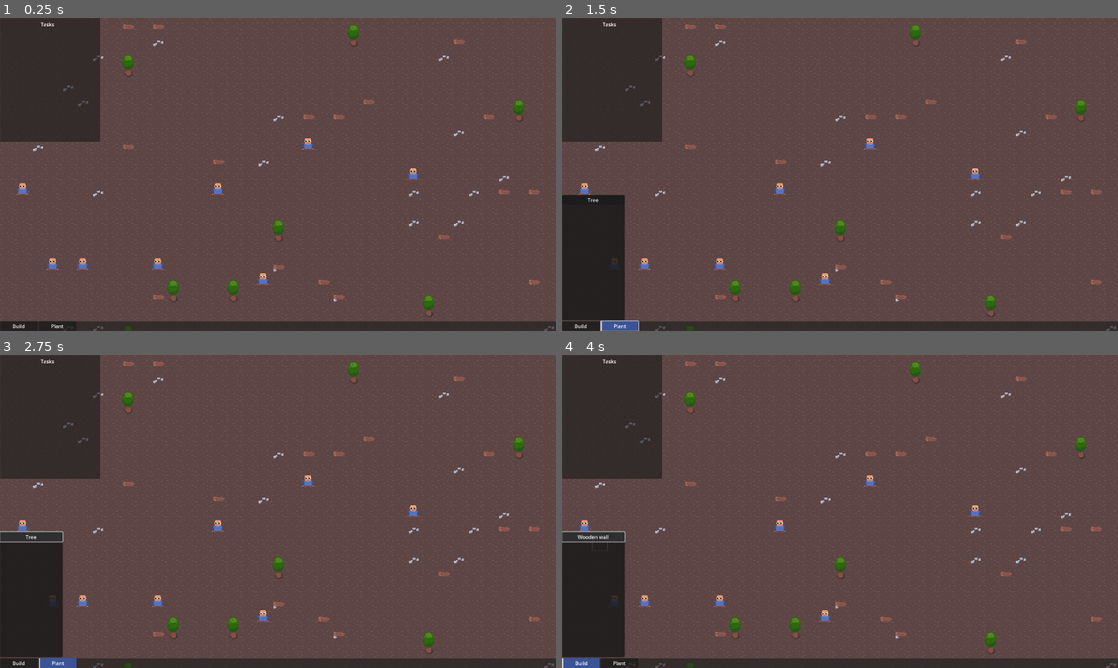
Above: before the commit, frames 1-4 (two rows, left to right).
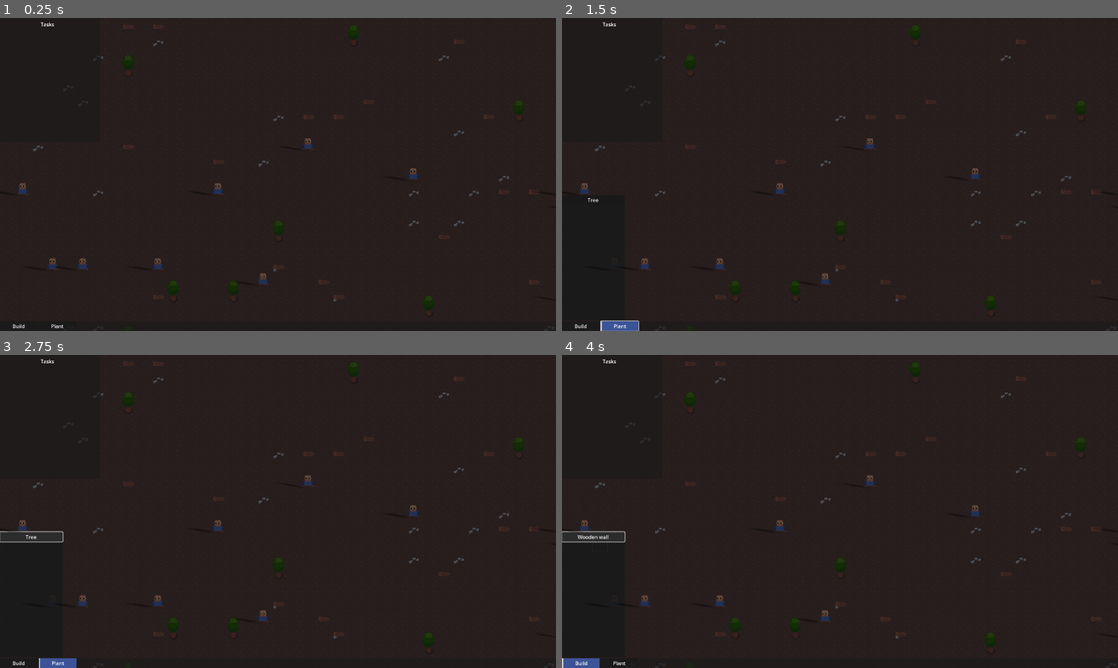
Above: after the commit, the same moments.

Repository: speakk/gnome_village
Game: Godot game, scene res://main.tscn
Two runs of this game, one before a commit and one after it. Both use one fixed random seed, a clock stepped at 60 frames per second and the inputs below.
Inputs:
- Up to frame 1 (0.25 s): no input
- Up to frame 2 (1.5 s): click "Build" at 0.5 s; click "Plant" at 1.25 s
- Up to frame 3 (2.75 s): click "Tree" at 2 s
- Up to frame 4 (4 s): click "Build" at 2.75 s; click "Wooden wall" at 3.5 s

The runs differ from the first frame. In frame 1, 90% of the frame differs, in the area x 0-100%, y 0-100%; in frame 2, 86%; in frame 3, 86%; in frame 4, 86%.

Commit message:
Silly wip shadows

Diff:
--- a/main.tscn
+++ b/main.tscn
@@ -1,14 +1,28 @@
-[gd_scene load_steps=7 format=3 uid="uid://ubgvap601f4j"]
+[gd_scene load_steps=11 format=3 uid="uid://ubgvap601f4j"]
 
 [ext_resource type="Script" path="res://main.gd" id="1_j8rqp"]
 [ext_resource type="PackedScene" uid="uid://b4nj0xntglt07" path="res://map/main_map.tscn" id="1_lsh5n"]
 [ext_resource type="Script" path="res://MainCamera.gd" id="2_bak4i"]
 [ext_resource type="PackedScene" uid="uid://cynniosvk7y2r" path="res://gui/gui.tscn" id="5_4nnuu"]
 [ext_resource type="PackedScene" uid="uid://spi7wrmylhj0" path="res://task_handler/TaskHandler.tscn" id="5_jyric"]
+[ext_resource type="Shader" path="res://shadow.gdshader" id="6_ujsti"]
 
 [sub_resource type="Environment" id="Environment_uqvws"]
 background_mode = 1
 background_color = Color(0.2, 0.337255, 0.576471, 1)
+
+[sub_resource type="ShaderMaterial" id="ShaderMaterial_t5nmp"]
+shader = ExtResource("6_ujsti")
+shader_parameter/color = null
+shader_parameter/angle = 160.332
+shader_parameter/len = 47.826
+shader_parameter/fade_margin = 34.565
+
+[sub_resource type="Gradient" id="Gradient_ntls3"]
+colors = PackedColorArray(0, 0, 0, 0, 1, 1, 1, 0)
+
+[sub_resource type="GradientTexture2D" id="GradientTexture2D_dnjan"]
+gradient = SubResource("Gradient_ntls3")
 
 [node name="Main" type="Node2D"]
 y_sort_enabled = true
@@ -30,3 +44,16 @@
 script = ExtResource("2_bak4i")
 
 [node name="TaskHandler" parent="." instance=ExtResource("5_jyric")]
+
+[node name="CanvasModulate" type="CanvasModulate" parent="."]
+z_index = 7
+color = Color(0.421875, 0.421875, 0.421875, 1)
+
+[node name="ShadowLayer" type="CanvasLayer" parent="."]
+follow_viewport_enabled = true
+
+[node name="ShadowSpriteShader" type="Sprite2D" parent="ShadowLayer"]
+material = SubResource("ShaderMaterial_t5nmp")
+position = Vector2(902.5, 516.5)
+scale = Vector2(29.2031, 17.1406)
+texture = SubResource("GradientTexture2D_dnjan")
--- a/settler/settler.tscn
+++ b/settler/settler.tscn
@@ -58,6 +58,9 @@
 "walk": SubResource("Animation_1gkn2")
 }
 
+[sub_resource type="OccluderPolygon2D" id="OccluderPolygon2D_bfemd"]
+polygon = PackedVector2Array(-6, 10, -6, 8, 7, 8, 6, 10)
+
 [node name="Settler" type="Node2D" groups=["settler"]]
 script = ExtResource("1_ghp1u")
 
@@ -77,3 +80,6 @@
 [node name="Line2D" type="Line2D" parent="."]
 width = 2.0
 default_color = Color(0.798, 0.95, 0.9272, 0.0196078)
+
+[node name="LightOccluder2D" type="LightOccluder2D" parent="."]
+occluder = SubResource("OccluderPolygon2D_bfemd")
--- /dev/null
+++ b/shadow.gdshader
@@ -0,0 +1,31 @@
+shader_type canvas_item;
+render_mode unshaded;
+
+uniform vec4 color : source_color;
+uniform float angle : hint_range(0,360);
+uniform float len : hint_range(0,1000) = 300;
+uniform float fade_margin : hint_range(0,100) = 5;
+
+void fragment() {
+
+	float ang_rad = angle * 3.1416 / 360.0;
+	vec2 dir = vec2(sin(ang_rad),cos(ang_rad));
+	float max_dist = len;
+	vec2 at = screen_uv_to_sdf(SCREEN_UV);
+	float accum = 0.0;
+
+	while(accum < max_dist) {
+	    float d = texture_sdf(at);
+	    accum+=d;
+	    if (d < 0.01) {
+	        break;
+	    }
+	    at += d * dir;
+	}
+	float alpha = 1.0-min(1.0,accum/max_dist);
+	if (accum < fade_margin) {
+		alpha *= max(0.0,accum / fade_margin);
+	}
+
+	COLOR = vec4(color.rgb,alpha * color.a);
+}
Not shown: 1 places in settler/settler.tscn that only renumber resources
